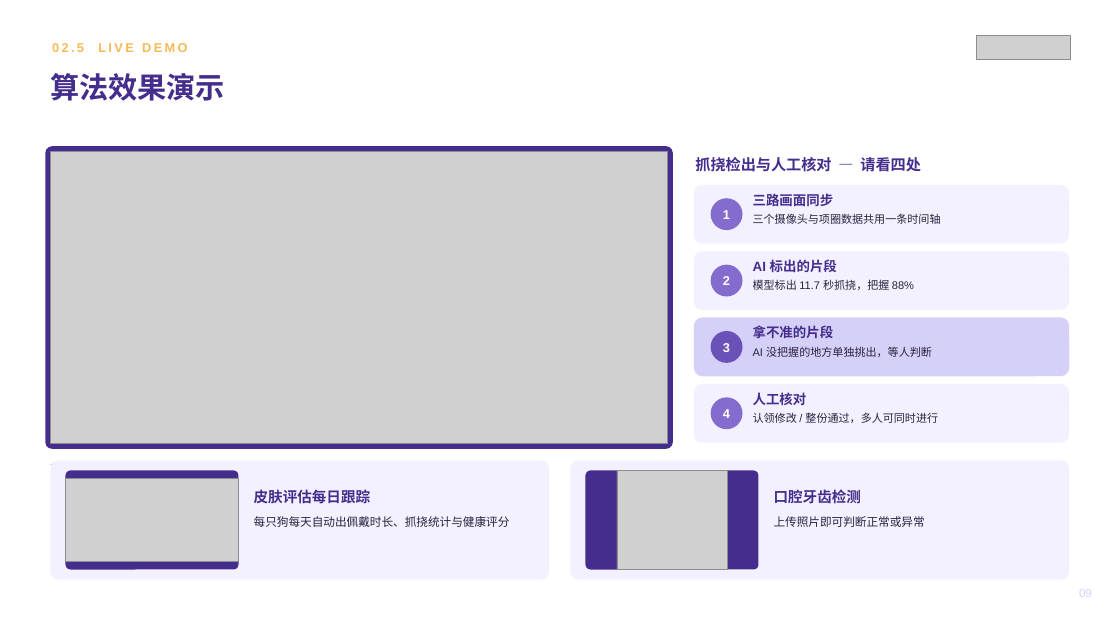
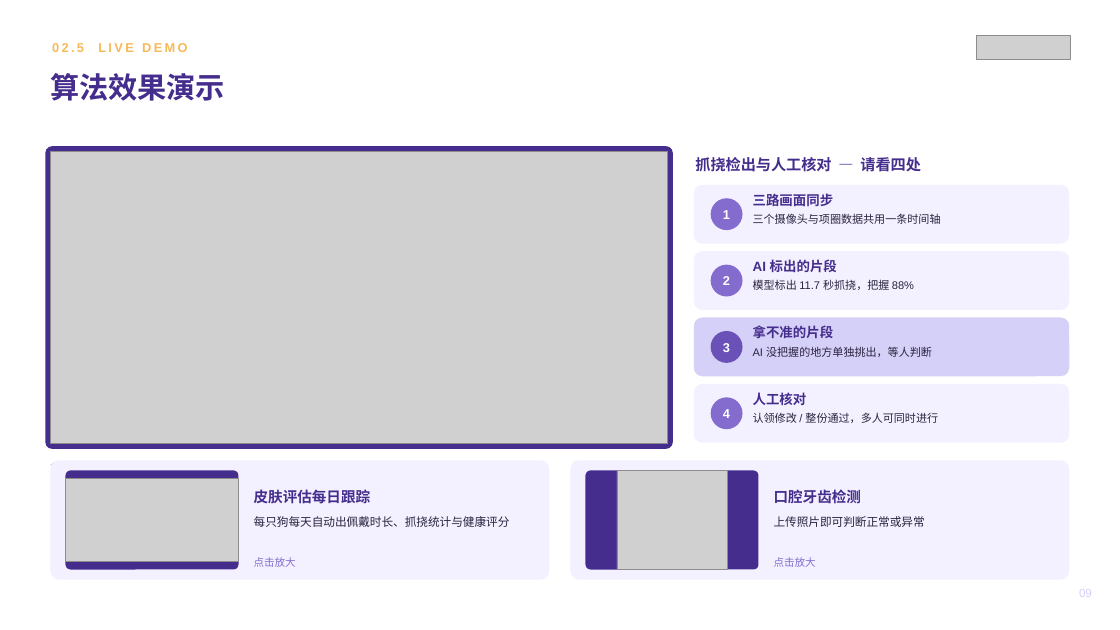
Before and after one commit to zhuyetuo/workplace_soft_skills, a slide deck: slide 9 of 转正述职/转正述职报告-Toky.pptx. Drawn at 1120x630 pixels with LibreOffice and Linux fonts; fonts in the diff are those of the drawing; grey boxes stand for pictures. Boxes give left, top, right and bottom in pixels: in the first picture for what was removed or moved away, otherwise in the second. Text is boxed around its words. In the diff, an @@ line names an element or a change of style, - is before the commit and + after.

```diff
--- a/转正述职/转正述职报告-Toky.pptx
+++ b/转正述职/转正述职报告-Toky.pptx
@@ text added at [254,557,296,567], 9 pt, text #846CCF @@
+点击放大
@@ text added at [774,557,816,567], 9 pt, text #846CCF @@
+点击放大
```
Also in this commit, not shown: 2 slides added, 3 other files.
